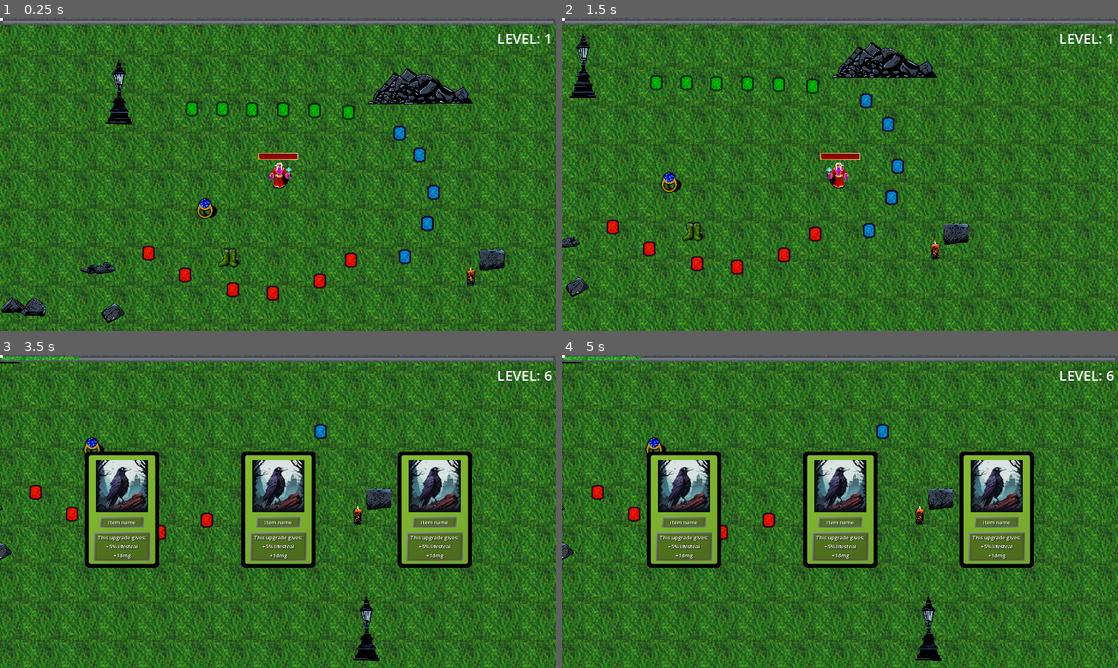
Above: before the commit, frames 1-4 (two rows, left to right).
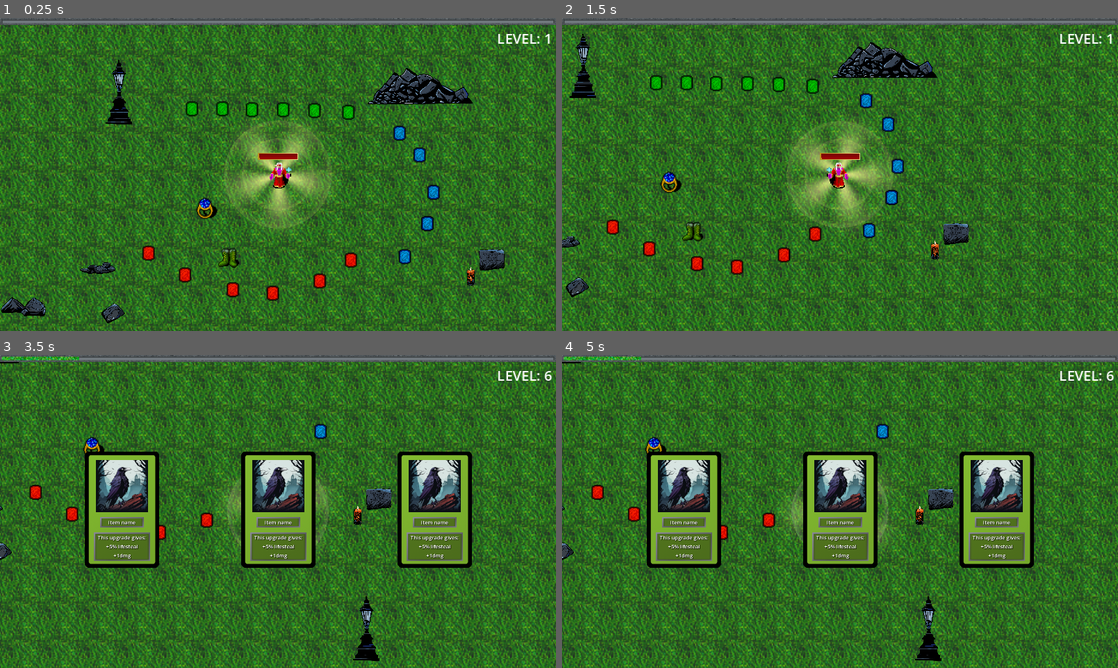
Above: after the commit, the same moments.

Repository: AGH-Code-Industry/monstrous-tide
Game: Godot game, scene res://Assets/World/world.tscn
Two runs of this game, one before a commit and one after it. Both use one fixed random seed, a clock stepped at 60 frames per second and the inputs below.
Inputs (mouse positions are in pixels of both pictures, inside the frame that each line leads up to):
- Up to frame 1 (0.25 s): no input
- Up to frame 2 (1.5 s): tap Enter at 0.5 s; move the mouse to (962, 158) at 0.52 s; press the mouse at (962, 158) at 0.53 s; hold D (right) 0.53-1.28 s; move the mouse to (728, 190) at 1.27 s; release the mouse at (728, 190) at 1.28 s; hold S (down) from 1.28 s (still down); click (728, 190) at 1.35 s
- Up to frame 3 (3.5 s): move the mouse to (333, 442) at 2.02 s; release S (down) at 2.03 s; press the mouse at (333, 442) at 2.03 s; hold D (right) 2.03-2.78 s; move the mouse to (122, 511) at 2.77 s; release the mouse at (122, 511) at 2.78 s; hold W (up) from 2.78 s (still down); click (122, 511) at 2.85 s
- Up to frame 4 (5 s): move the mouse to (684, 508) at 3.52 s; release W (up) at 3.53 s; press the mouse at (684, 508) at 3.53 s; hold A (left) from 3.53 s (still down); tap Space (DEBUG_manual_heal) at 4.25 s; move the mouse to (840, 511) at 4.27 s; release the mouse at (840, 511) at 4.28 s; click (840, 511) at 4.35 s

The runs differ from the first frame. In frame 1, 3.5% of the frame differs, in the area x 0-60%, y 0-68%; in frame 2, 3.5%; in frame 3, 0.6%; in frame 4, 0.6%.

Commit message:
Added circles

Diff:
--- a/Assets/Player/Weapons/AoEWeapons/Lantern/Ray.gdshader
+++ b/Assets/Player/Weapons/AoEWeapons/Lantern/Ray.gdshader
@@ -7,9 +7,9 @@
     float dist = length(uv);
     float angle = atan(uv.y, uv.x);
 
-    float opacity = sin(angle * 5.0 + time) * 0.5 + 0.5;
+    float opacity = sin(angle * 5.0 + time) * 0.4 + 0.5;
 
-    opacity *= smoothstep(0.0, 1.0, 1.0 - dist);
+    opacity *= smoothstep(0.0, 1.0, 0.9 - dist);
 
     COLOR = vec4(1, 0.992, 0.588, opacity);
 }
--- /dev/null
+++ b/Assets/Player/Weapons/AoEWeapons/Lantern/circle.gdshader
@@ -0,0 +1,31 @@
+shader_type canvas_item;
+
+uniform float ring_radius : hint_range(0.1, 0.5, 0.01) = 0.4;
+uniform float thickness_scalar : hint_range(0.0, 0.99, 0.05) = 0.7;
+uniform float oscillation_scalar : hint_range(0.0, 0.25, 0.005) = 0.025;
+uniform float speed : hint_range(0.0, 50.0, 0.1) = 1.0;
+uniform vec4 main_color : source_color = vec4(1.0, 1.0, 1.0, 1.0);
+uniform vec4 lerp_color : source_color = vec4(1.0, 1.0, 1.0, 1.0);
+
+float range_lerp(float value, float min1, float min2, float max1, float max2){
+	return min2 + (max2 - min2) * ((value - min1) / (max1 - min1));
+}
+
+void fragment() {
+	// Calculate the distance between the current pixel and the center of the unit
+	float dist = distance(UV, vec2(0.5, 0.5));
+
+	// Add a slight oscillation to the size of the ring
+	float o = cos(TIME * speed);
+	float ring_size = ring_radius + o * oscillation_scalar;
+
+	float inner_hardness = 0.0;
+	// Solve for ring alpha channel
+	float alpha = step(dist, ring_size) * smoothstep(ring_size * (1.0 - thickness_scalar), ring_size, dist);
+
+	// Solve w mix amount for optional color lerping
+	float w = range_lerp(o, -1.0, 1.0, 1.0, 0.0);
+
+	// Output the final color
+	COLOR = vec4(mix(main_color.rgb, lerp_color.rgb, w), alpha * 0.15 );
+}
--- a/Assets/Player/Weapons/AoEWeapons/Lantern/lantern.tscn
+++ b/Assets/Player/Weapons/AoEWeapons/Lantern/lantern.tscn
@@ -6,6 +6,7 @@
 [ext_resource type="Script" path="res://Assets/Player/Stats/stat_set.gd" id="3_f5pyf"]
 [ext_resource type="Script" path="res://Assets/Player/Weapons/WeaponUpgrades/weapon_stat_upgrade.gd" id="3_i1fay"]
 [ext_resource type="Shader" path="res://Assets/Player/Weapons/AoEWeapons/Lantern/Ray.gdshader" id="6_enrqv"]
+[ext_resource type="Shader" path="res://Assets/Player/Weapons/AoEWeapons/Lantern/circle.gdshader" id="7_a23nn"]
 
 [sub_resource type="Resource" id="Resource_pxm0x"]
 script = ExtResource("2_hh3o4")
@@ -38,6 +39,15 @@
 resource_local_to_scene = true
 shader = ExtResource("6_enrqv")
 
+[sub_resource type="ShaderMaterial" id="ShaderMaterial_7afyk"]
+shader = ExtResource("7_a23nn")
+shader_parameter/ring_radius = 0.32
+shader_parameter/thickness_scalar = 0.15
+shader_parameter/oscillation_scalar = 0.025
+shader_parameter/speed = 0.4
+shader_parameter/main_color = Color(0.890196, 0.87451, 0.466667, 1)
+shader_parameter/lerp_color = Color(1, 1, 1, 1)
+
 [node name="Lantern" type="Node2D"]
 z_index = 20
 script = ExtResource("1_7j11k")
@@ -45,17 +55,30 @@
 stat_set = SubResource("Resource_t8x3d")
 possible_upgrades = Array[ExtResource("2_m3afd")]([SubResource("Resource_b84lf")])
 
-[node name="CanvasLayer" type="CanvasLayer" parent="."]
+[node name="Control" type="Control" parent="."]
+layout_mode = 3
+anchors_preset = 0
+offset_right = 40.0
+offset_bottom = 40.0
+scale = Vector2(30, 30)
 
-[node name="Rays" type="ColorRect" parent="CanvasLayer"]
+[node name="Rays" type="ColorRect" parent="Control"]
 material = SubResource("ShaderMaterial_pjx2e")
-offset_left = -3.0
-offset_top = -3.0
-offset_right = 3.0
-offset_bottom = 3.0
+offset_left = -2.95
+offset_top = -2.95
+offset_right = 3.05
+offset_bottom = 3.05
 
-[node name="Circle" type="ColorRect" parent="CanvasLayer"]
-offset_left = -3.0
-offset_top = -3.0
-offset_right = 3.0
-offset_bottom = 3.0
+[node name="Circle" type="ColorRect" parent="Control"]
+material = SubResource("ShaderMaterial_7afyk")
+offset_left = -2.8
+offset_top = -2.7
+offset_right = 3.2
+offset_bottom = 3.3
+
+[node name="Circle2" type="ColorRect" parent="Control"]
+material = SubResource("ShaderMaterial_7afyk")
+offset_left = -1.95
+offset_top = -1.95
+offset_right = 2.05
+offset_bottom = 2.05
--- a/Assets/Player/player.tscn
+++ b/Assets/Player/player.tscn
@@ -112,6 +112,7 @@
 }
 
 [node name="AnimatedSprite2D" type="AnimatedSprite2D" parent="."]
+z_index = 1
 texture_filter = 1
 sprite_frames = SubResource("SpriteFrames_0kk1c")
 animation = &"Idle"
@@ -162,6 +163,7 @@
 [node name="Weapons" type="Node2D" parent="."]
 
 [node name="Lantern" parent="Weapons" instance=ExtResource("8_1p3gh")]
+z_index = 0
 
 [connection signal="on_death" from="HitBox" to="." method="_on_hit_box_on_death" flags=18]
 [connection signal="update_health" from="HitBox" to="." method="_on_hit_box_update_health"]
--- a/Assets/World/world.tscn
+++ b/Assets/World/world.tscn
@@ -49,6 +49,7 @@
 [node name="World" type="Node2D"]
 
 [node name="Background" type="Sprite2D" parent="."]
+z_index = -1
 texture_filter = 2
 texture_repeat = 2
 position = Vector2(115, -27)
Not shown: 1 places in Assets/Player/Weapons/AoEWeapons/Lantern/lantern.tscn that only renumber resources
Not shown: 1 places in Assets/Player/player.tscn that only renumber resources
